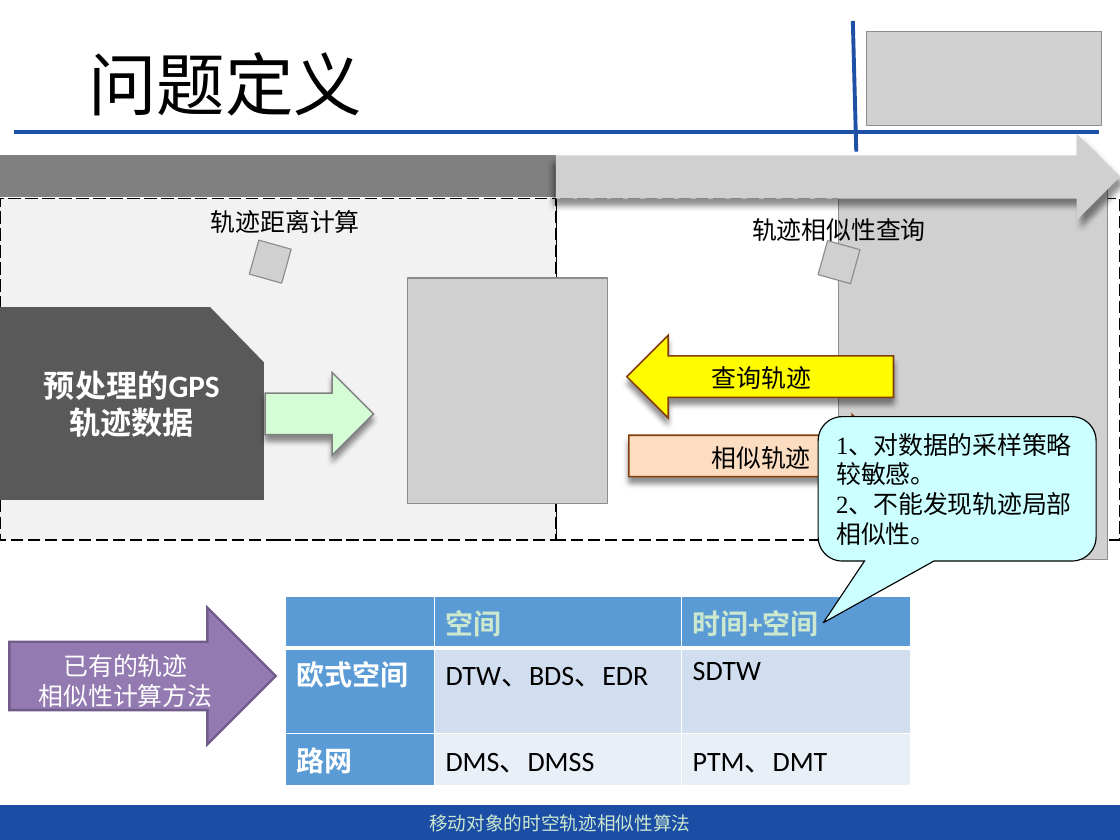
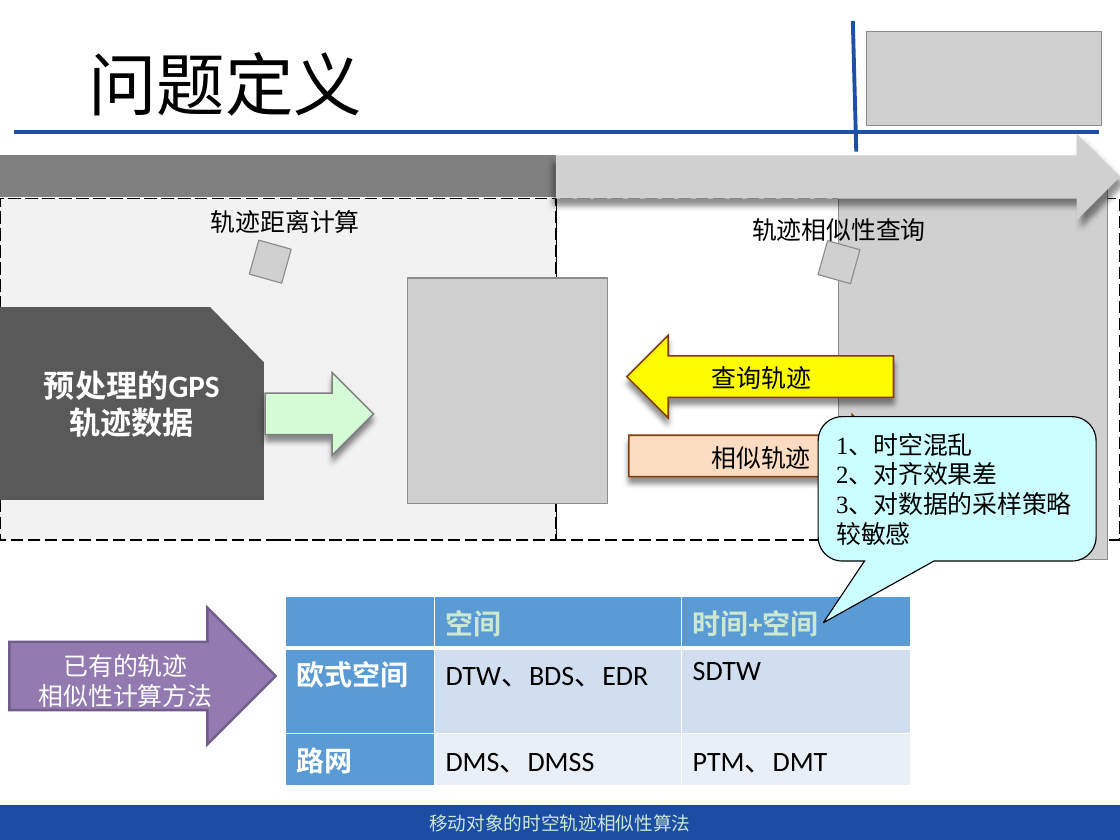
Before and after one commit to dingguangwei/biyelunwen, a slide deck: slide 5 of 移动对象的时空轨迹相似性查询算法-丁光伟-第2版.pptx. Drawn at 1120x840 pixels with LibreOffice and Linux fonts; fonts in the diff are those of the drawing; grey boxes stand for pictures. Boxes give left, top, right and bottom in pixels: in the first picture for what was removed or moved away, otherwise in the second. Text is boxed around its words. In the diff, an @@ line names an element or a change of style, - is before the commit and + after.

```diff
--- a/移动对象的时空轨迹相似性查询算法-丁光伟-第2版.pptx
+++ b/移动对象的时空轨迹相似性查询算法-丁光伟-第2版.pptx
@@ text in rounded speech box at [836,434,1072,545]: text changed @@
-1、对数据的采样策略较敏感。
-2、不能发现轨迹局部相似性。
+1、时空混乱
+2、对齐效果差
+3、对数据的采样策略较敏感
```
Also in this commit, not shown: 18 other slides changed, 3 slides added, 1 slide removed, 4 other files.
